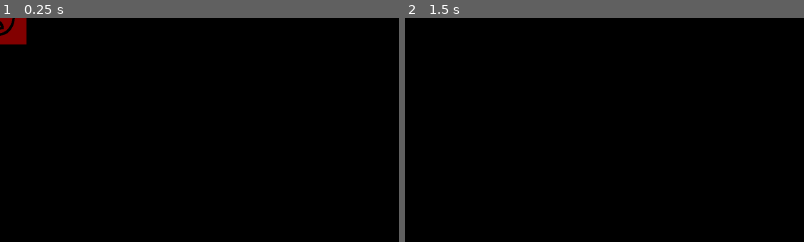
Above: before the commit, frames 1-2 (left to right).
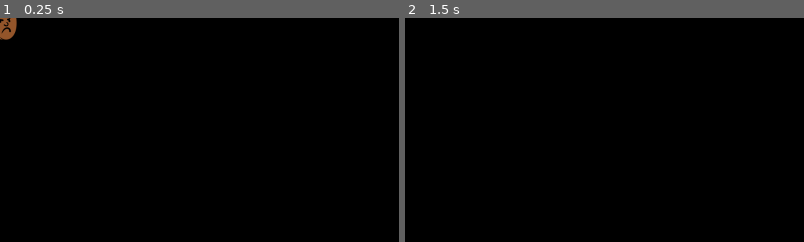
Above: after the commit, the same moments.

Repository: c64cosmin/GMTK2022
Game: Godot game, scene res://objects/ticket.tscn
Same seed, same stepped clock (60 frames per second), same inputs: the game is played once before the commit and once after it. This scene is started directly instead of the project's main scene.
Inputs (mouse positions are % of the whole screen's width and height, from its top left):
- Up to frame 1 (0.25 s): no input
- Up to frame 2 (1.5 s): tap Enter at 0.5 s; move the mouse to (72, 45) at 0.52 s; press the mouse at (72, 45) at 0.53 s; release the mouse at (72, 45) at 1.25 s; tap Space at 1.25 s; drag from (30, 55) to (45, 70) at 1.27 s
The pictures show only the part of the screen within x 0-50%, y 0-50%; the shares and areas given below are measured in that part.

The runs differ from the first frame. In frame 1, 0.8% of the frame differs, in the area x 0-7%, y 0-13%; in frame 2, nothing differs.
Error before the commit: Invalid call. Nonexistent function 'remove_ticket' in base 'Nil'. (res://scripts/ticket.gd:162)
Error after the commit: Invalid call. Nonexistent function 'remove_ticket' in base 'Nil'. (res://scripts/ticket.gd:167)

Commit message:
Patiences

Diff:
--- a/objects/bowl.tscn
+++ b/objects/bowl.tscn
@@ -60,5 +60,5 @@
 [node name="patience" type="Sprite" parent="."]
 position = Vector2( -355, -13 )
 texture = ExtResource( 6 )
-hframes = 4
-vframes = 2
+hframes = 8
+vframes = 4
--- a/objects/ticket.tscn
+++ b/objects/ticket.tscn
@@ -38,5 +38,5 @@
 
 [node name="patience" type="Sprite" parent="."]
 texture = ExtResource( 4 )
-hframes = 4
-vframes = 2
+hframes = 8
+vframes = 4
--- a/scripts/game.gd
+++ b/scripts/game.gd
@@ -14,6 +14,7 @@
 		text += "difficulty: " + str(Gamestate.difficulty) + "\n"
 		text += "people_patience: " + str(Gamestate.people_patience) + "\n"
 		text += "spawn_period: " + str($ticket_creator.spawn_period) + "\n"
+		text += "spawn_timer: " + str($ticket_creator.spawn_timer) + "\n"
 		$debug.text = text
 	else:
 		$debug.visible = false
--- a/scripts/ingredient.gd
+++ b/scripts/ingredient.gd
@@ -21,7 +21,7 @@
 	draggable_timer -= delta
 	if draggable_timer <= 0:
 		draggable_timer = 0
-		draggable = true
+		draggable = false
 	animate_shape(delta)
 	move_to_destination(delta)
 	inflate_on_click()
@@ -48,16 +48,18 @@
 func _on_clicked():
 	if draggable_timer <= 0:
 		usable = true
-	bar.remove_ingredient(self)
+	if usable:
+		destination = get_node("/root/game/bowl").global_transform.origin
+		bar.remove_ingredient(self)
 
 func _on_other_clicked():
 	bar.remove_ingredient(self)
 	destination = get_node("/root/game/recyclebin").global_transform.origin
 
 func _on_released():
+	return
 	bar.add_ingredient(self)
 
-	return
 	var container = Gamestate.item_container
 	if container.mouse_in:
 		container.on_dropped_item(self)
--- a/scripts/ticket.gd
+++ b/scripts/ticket.gd
@@ -7,6 +7,10 @@
 var spawner = null
 var patience = 1
 var patience_multiplier = 1
+var person_face = 0
+
+func _ready():
+	person_face = randi()%5
 
 func _process(delta):
 	move_to_destination(delta)
@@ -33,6 +37,7 @@
 		face.frame = 4
 	if patience < 20:
 		face.frame = 5
+	face.frame += person_face*6
 
 func add_base(position):
 	var roll = randi()%100
--- a/scripts/ticket_creator.gd
+++ b/scripts/ticket_creator.gd
@@ -17,7 +17,7 @@
 		spawn_timer -= delta
 		if spawn_timer <= 0:
 			spawn_timer = spawn_period
-			spawn_period -= 0.2
+			spawn_period -= 0.4
 			if randi()%10 == 0:
 				spawn_period += 2
 			spawn()
Not shown, added: raw/peeps/girl-breton0.png.import
Not shown, added: raw/peeps/girl-breton1.png.import
Not shown, added: raw/peeps/girl-breton2.png.import
Not shown, added: raw/peeps/girl-breton3.png.import
Not shown, added: raw/peeps/girl-breton4.png.import
Not shown, added: raw/peeps/girl-breton5.png.import
Not shown, added: raw/peeps/girl-red0.png.import
Not shown, added: raw/peeps/girl-red1.png.import
Not shown, added: raw/peeps/girl-red2.png.import
Not shown, added: raw/peeps/girl-red3.png.import
Not shown, added: raw/peeps/girl-red4.png.import
Not shown, added: raw/peeps/girl-red5.png.import
(and 20 more such lines)
